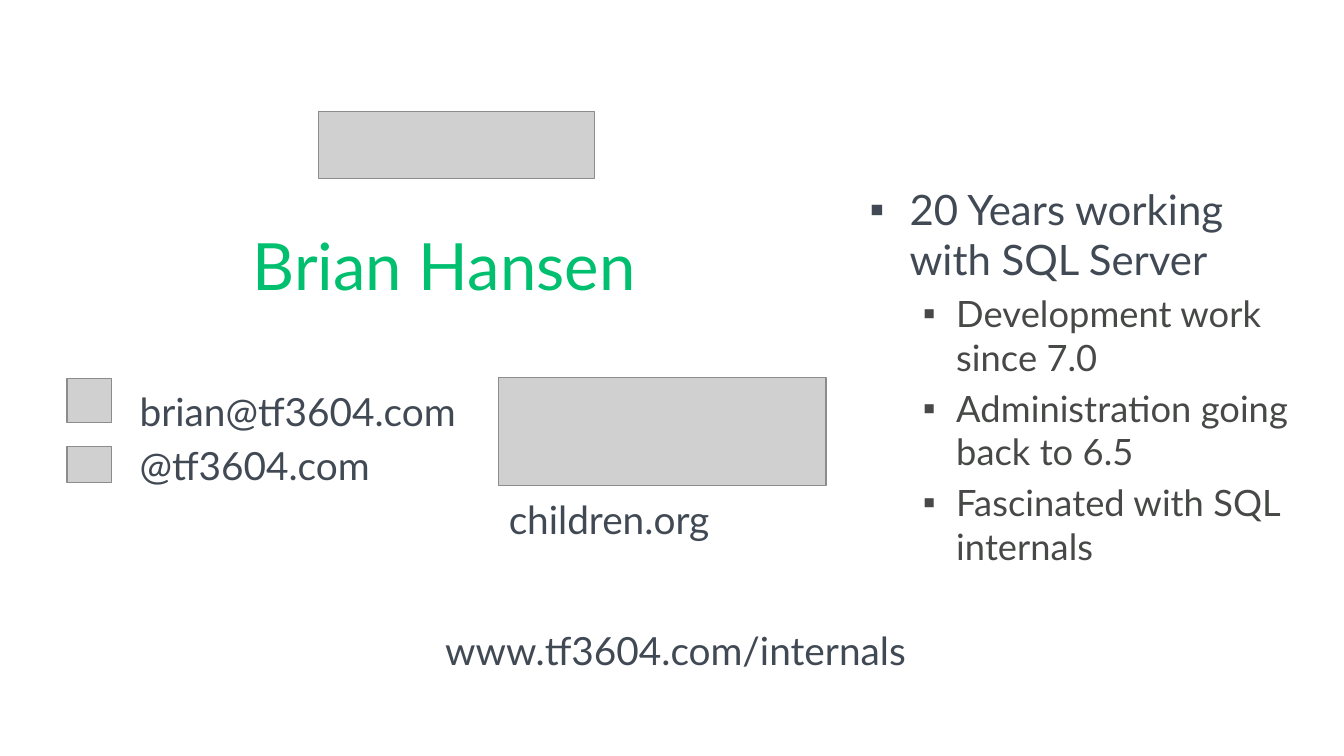
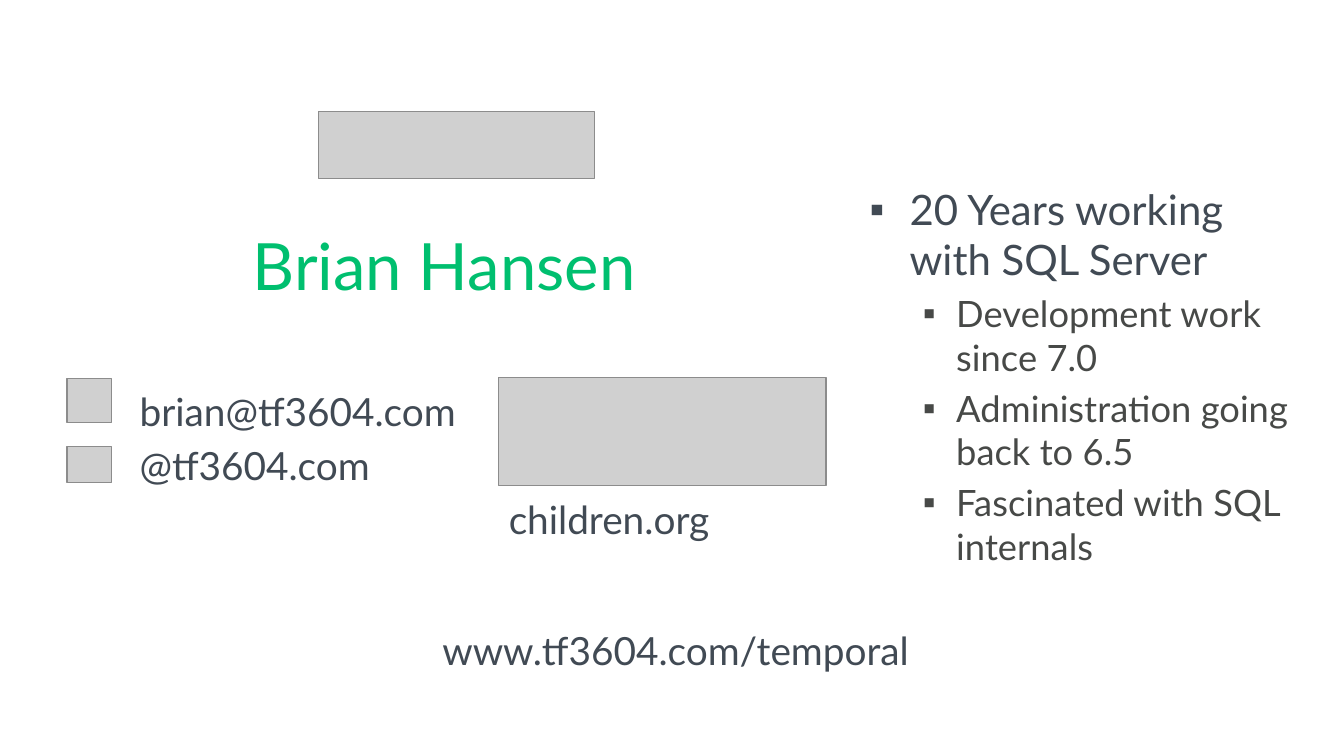
Before and after one commit to tf3604/RememberWhenTemporal, a slide deck: slide 2 of Temporal.pptx. Drawn at 1344x756 pixels with LibreOffice and Linux fonts; fonts in the diff are those of the drawing; grey boxes stand for pictures; background and template pictures are left out. Boxes give left, top, right and bottom in pixels: in the first picture for what was removed or moved away, otherwise in the second. Text is boxed around its words. In the diff, an @@ line names an element or a change of style, - is before the commit and + after.

Commit message:
Fix session link in About Me slide.

```diff
--- a/Temporal.pptx
+++ b/Temporal.pptx
@@ text at <box>442,636,908,672</box>: text changed @@
-www.tf3604.com/internals
+www.tf3604.com/temporal
```
